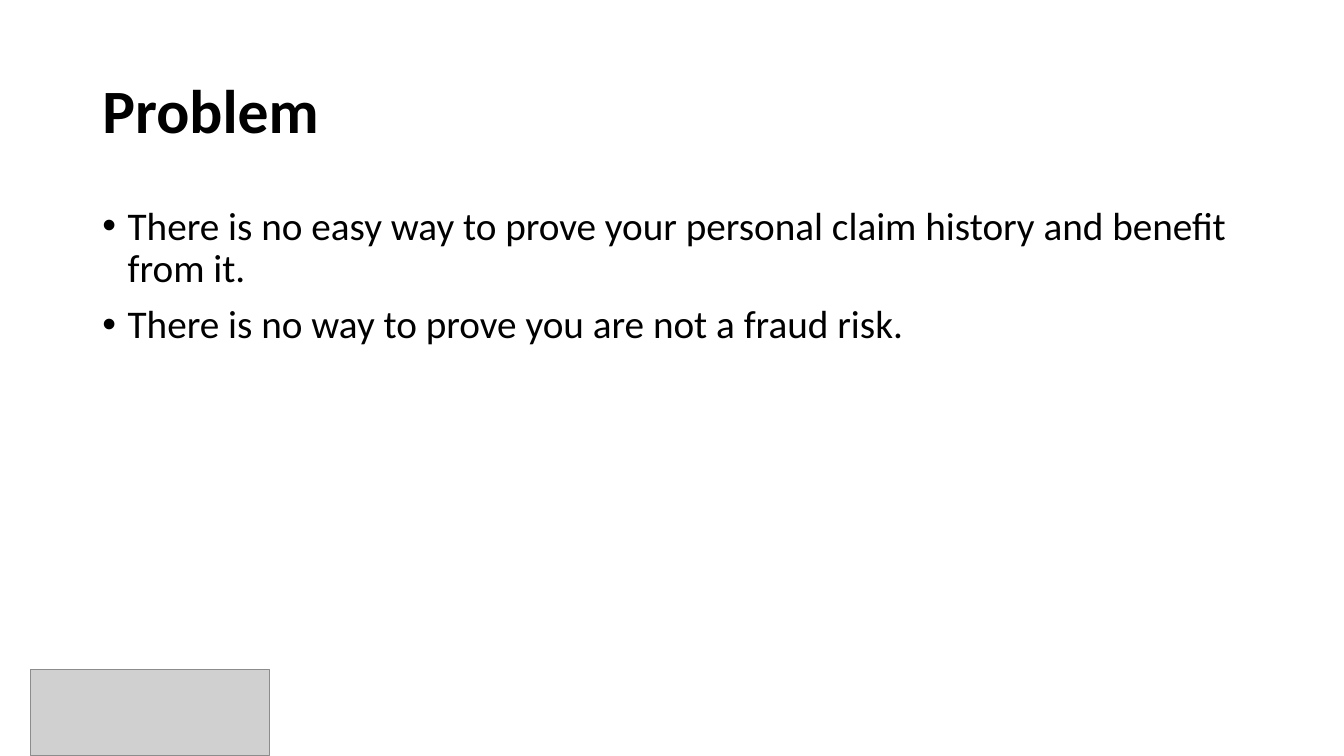
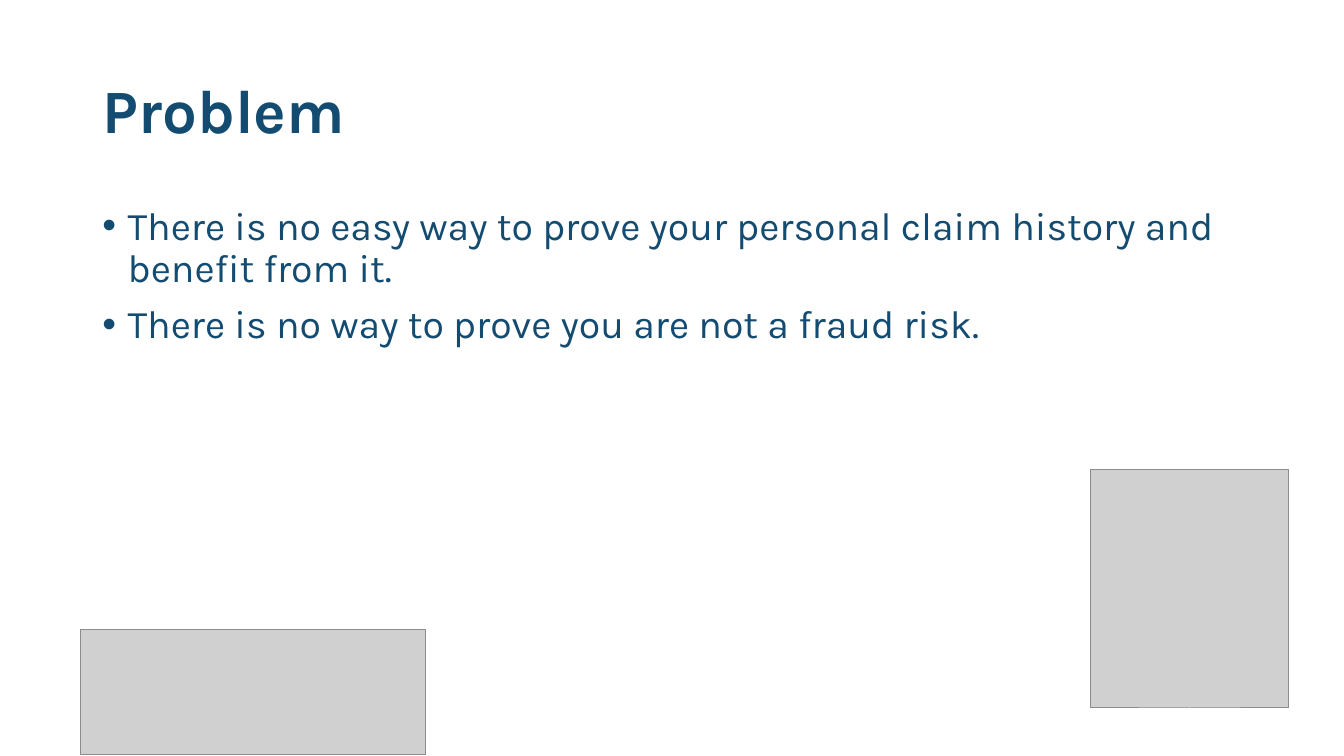
Before and after one commit to divsinghal/Claimless, a slide deck: slide 2 of Claimless - Pitch.pptx. Drawn at 1344x756 pixels with LibreOffice and Linux fonts; fonts in the diff are those of the drawing; grey boxes stand for pictures. Boxes give left, top, right and bottom in pixels: in the first picture for what was removed or moved away, otherwise in the second. Text is boxed around its words. In the diff, an @@ line names an element or a change of style, - is before the commit and + after.

Commit message:
tweak ppt design

```diff
--- a/Claimless - Pitch.pptx
+++ b/Claimless - Pitch.pptx
@@ title "Problem" at [102,90,344,134]: font Calibri to Karla, text colour #000000 to #144C71 @@
@@ text "There is no easy way ..." at [128,213,1213,348]: font Calibri to Karla, text colour #000000 to #144C71 @@
@@ picture added at [1091,470,1290,708] @@
@@ picture: place and size @@
-picture at [30,669,270,756]
+picture at [81,629,425,754]
```
Also in this commit, not shown: 3 other slides changed, 2 slides added, 2 slides removed.
